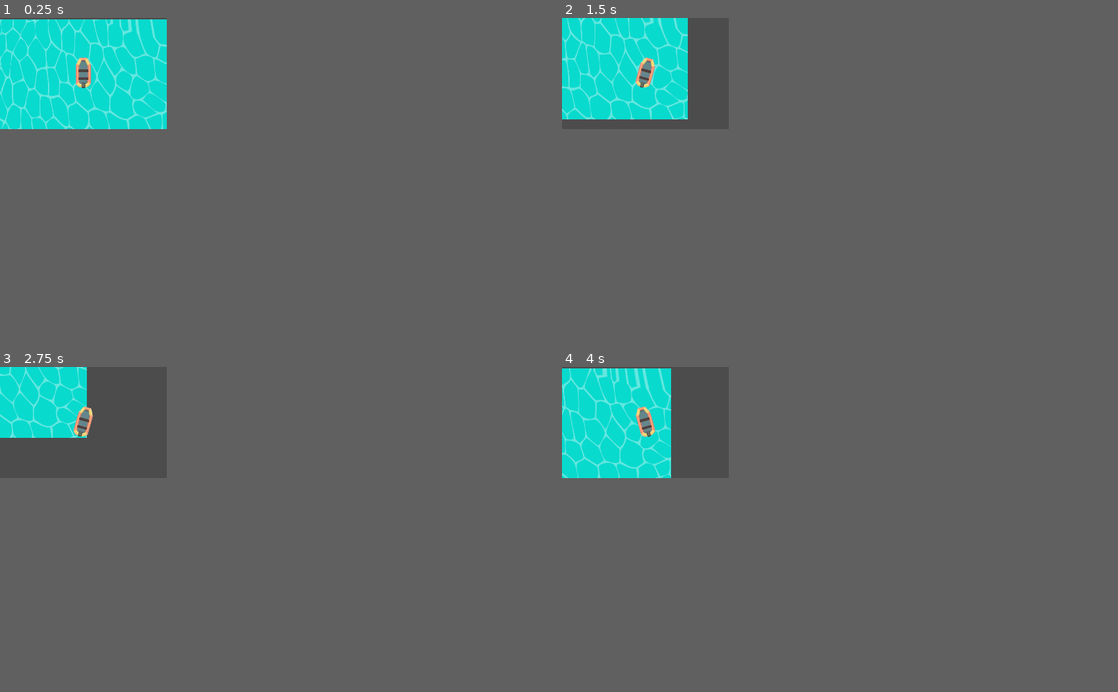
Above: before the commit, frames 1-4 (two rows, left to right).
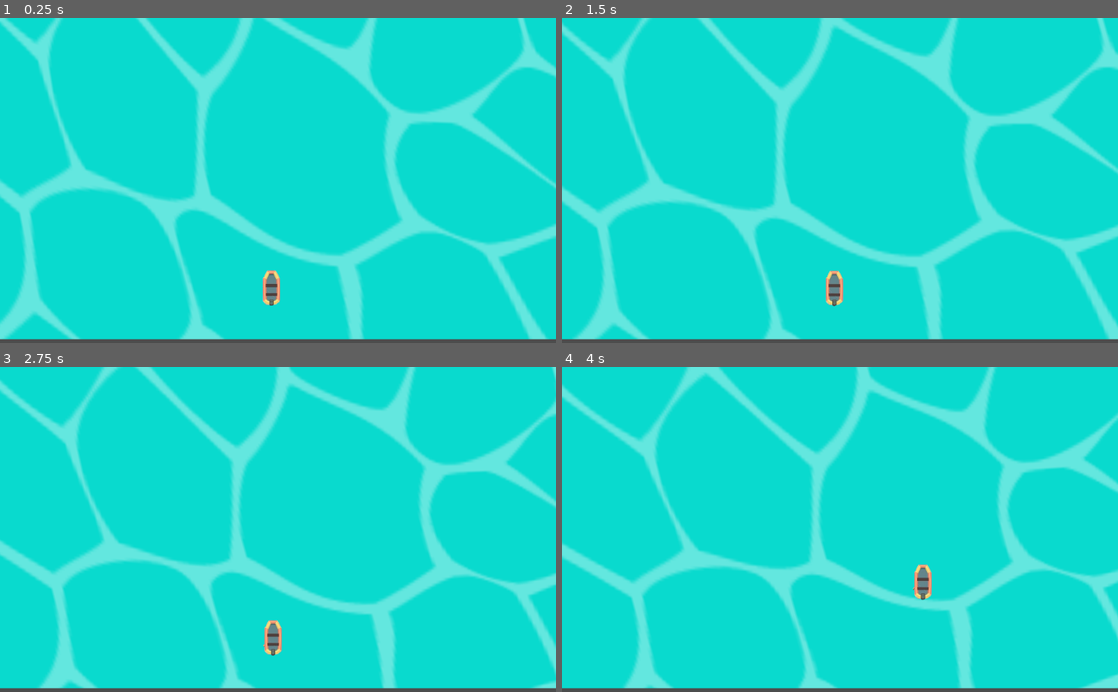
Above: after the commit, the same moments.

Repository: Maxic/KingOfRedVikings
Game: Godot game, scene res://Main.tscn
Same seed, same stepped clock (60 frames per second), same inputs: the game is played once before the commit and once after it.
Inputs:
- Up to frame 1 (0.25 s): no input
- Up to frame 2 (1.5 s): hold Right (ui_right) 0.53-1.28 s; hold Down (ui_down) from 1.28 s (still down)
- Up to frame 3 (2.75 s): release Down (ui_down) at 2.03 s; hold Right (ui_right) from 2.03 s (still down)
- Up to frame 4 (4 s): release Right (ui_right) at 2.78 s; hold Up (ui_up) 2.78-3.53 s; hold Left (ui_left) from 3.53 s (still down)
In our replay, the window is 240x160 before the commit and 800x468 after it. These sizes can differ from the game's own. Grey fills any space a smaller window leaves; there, only what the larger window draws over its background counts as a difference.

The runs differ from the first frame. In frame 1, 19% of the frame differs, in the area x 0-100%, y 0-100%; in frame 2, 21%; in frame 3, 23%; in frame 4, 21%.

Commit message:
progress i guess

Diff:
--- a/Main.tscn
+++ b/Main.tscn
@@ -1,11 +1,10 @@
-[gd_scene load_steps=6 format=2]
+[gd_scene load_steps=5 format=2]
 
-[ext_resource path="res://boat.png" type="Texture" id=1]
-[ext_resource path="res://dingy.gd" type="Script" id=2]
+[ext_resource path="res://dinghy.tscn" type="PackedScene" id=1]
 [ext_resource path="res://sea.png" type="Texture" id=3]
 [ext_resource path="res://water.shader" type="Shader" id=4]
 
-[sub_resource type="ShaderMaterial" id=2]
+[sub_resource type="ShaderMaterial" id=1]
 shader = ExtResource( 4 )
 shader_param/tile_factor = 1.0
 shader_param/aspect_ratio = 0.5
@@ -18,21 +17,11 @@
 
 [node name="Main" type="Node2D"]
 
-[node name="dingy" type="KinematicBody2D" parent="."]
-script = ExtResource( 2 )
-speed = 80
-turn_speed = 0.021
-
-[node name="dingy" type="Sprite" parent="dingy"]
-scale = Vector2( 0.337164, 0.337164 )
-z_index = 10
-texture = ExtResource( 1 )
-
-[node name="Camera2D" type="Camera2D" parent="dingy"]
-current = true
+[node name="dinghy" parent="." instance=ExtResource( 1 )]
+position = Vector2( 500, 500 )
 
 [node name="sea" type="Sprite" parent="."]
-material = SubResource( 2 )
-position = Vector2( 0.131577, 1.69442 )
-scale = Vector2( 0.378458, 0.249929 )
+material = SubResource( 1 )
+position = Vector2( -26.7097, -161.003 )
+scale = Vector2( 3.96731, 2.35656 )
 texture = ExtResource( 3 )
--- /dev/null
+++ b/dinghy.tscn
@@ -0,0 +1,57 @@
+[gd_scene load_steps=7 format=2]
+
+[ext_resource path="res://engine.gd" type="Script" id=1]
+[ext_resource path="res://boat.png" type="Texture" id=2]
+
+[sub_resource type="PhysicsMaterial" id=1]
+friction = 1.112
+rough = true
+
+[sub_resource type="PhysicsMaterial" id=2]
+friction = 5.367
+rough = true
+
+[sub_resource type="RectangleShape2D" id=3]
+extents = Vector2( 3.98788, 6.43831 )
+
+[sub_resource type="CapsuleShape2D" id=4]
+radius = 15.8792
+height = 30.8863
+
+[node name="dinghy" type="Node2D"]
+scale = Vector2( 0.5, 0.5 )
+z_index = 10
+
+[node name="body" type="RigidBody2D" parent="."]
+mass = 3.1
+physics_material_override = SubResource( 1 )
+gravity_scale = 0.0
+linear_damp = 3.0
+angular_damp = 3.0
+
+[node name="engine" type="RigidBody2D" parent="body"]
+position = Vector2( 0, 33.355 )
+physics_material_override = SubResource( 2 )
+gravity_scale = 0.0
+linear_damp = 3.0
+angular_damp = 3.0
+script = ExtResource( 1 )
+
+[node name="Sprite" type="Sprite" parent="body/engine"]
+scale = Vector2( 0.1, 0.1 )
+texture = ExtResource( 2 )
+
+[node name="CollisionShape2D" type="CollisionShape2D" parent="body/engine"]
+shape = SubResource( 3 )
+
+[node name="Sprite" type="Sprite" parent="body"]
+scale = Vector2( 0.5, 0.5 )
+texture = ExtResource( 2 )
+
+[node name="CollisionShape2D" type="CollisionShape2D" parent="body"]
+position = Vector2( 0, -3.32957 )
+shape = SubResource( 4 )
+
+[node name="PinJoint2D" type="PinJoint2D" parent="."]
+node_a = NodePath("../body")
+node_b = NodePath("../body/engine")
--- a/dingy.gd
+++ b/dingy.gd
@@ -23,9 +23,9 @@
 	print("current rot: " + str(transform.get_rotation()))
 	print("calculated: " + str(calc_rotation(direction.x)))
 	rotate(calc_rotation(direction.x))
+
 	# Apply movement
 	var movement = speed * direction * delta
-# warning-ignore:return_value_discarded
 	move_and_collide(movement)
 
 func calc_rotation(vert_direction):
--- /dev/null
+++ b/engine.gd
@@ -0,0 +1,21 @@
+extends RigidBody2D
+
+export var thrust = 3500
+var direction: Vector2 = Vector2(0,0)
+var torque = 500
+
+func _ready():
+	pass
+
+func _integrate_forces(state):
+	direction.y = Input.is_action_pressed("ui_up")
+	var thrust_vec = Vector2(0, thrust*-1) * direction.y
+
+	applied_force = thrust_vec.rotated(rotation)
+
+	var rotation_dir = 0
+	if Input.is_action_pressed("ui_right"):
+		rotation_dir += 1
+	if Input.is_action_pressed("ui_left"):
+		rotation_dir -= 1
+	applied_torque = rotation_dir * torque
--- a/project.godot
+++ b/project.godot
@@ -19,11 +19,6 @@
 run/main_scene="res://Main.tscn"
 config/icon="res://icon.png"
 
-[display]
-
-window/size/width=240
-window/size/height=160
-
 [rendering]
 
 environment/default_environment="res://default_env.tres"
